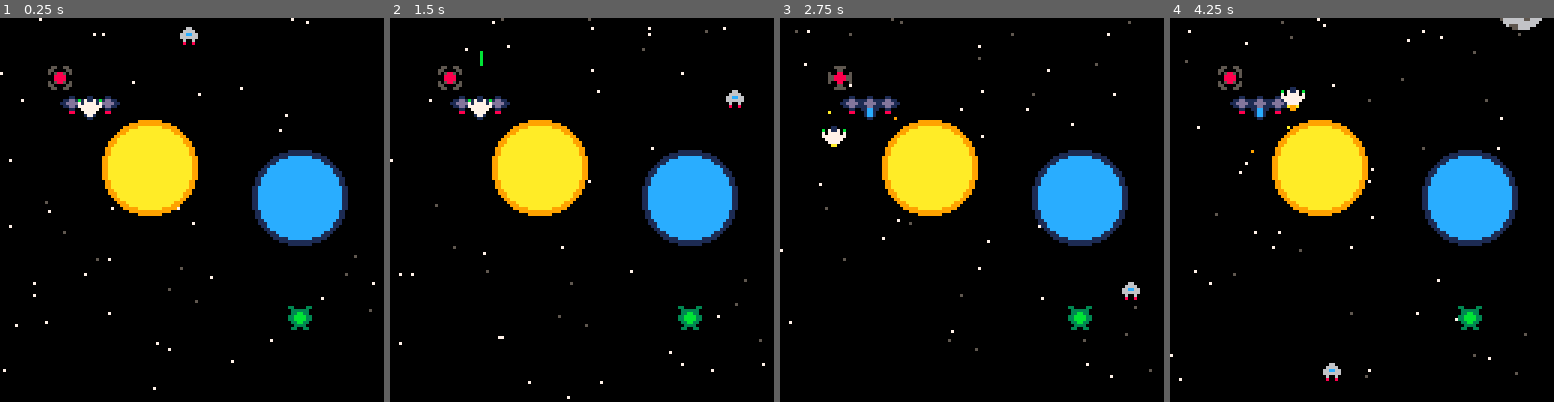
Above: before the commit, frames 1-4 (left to right).
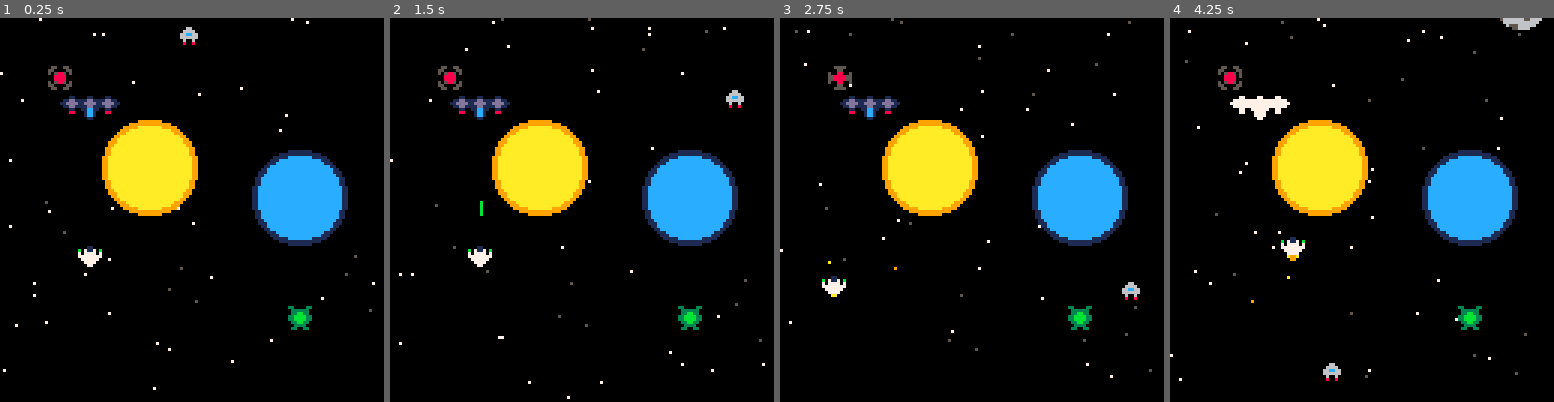
Above: after the commit, the same moments.

Repository: snakebyte85/galaxy-frontier
Game: PICO-8 cartridge galaxy-frontier.p8
Same seed, same stepped clock (60 frames per second), same inputs: the game is played once before the commit and once after it.
Inputs:
- Up to frame 1 (0.25 s): no input
- Up to frame 2 (1.5 s): tap O (Z key) at 0.33, 0.7, 1.43 s; tap X (X key) at 1.07 s
- Up to frame 3 (2.75 s): hold Left 1.97-2.37 s; tap X (X key) at 2.07, 2.4, 2.73 s; tap O (Z key) at 2.22 s; hold Down from 2.42 s (still down)
- Up to frame 4 (4.25 s): release Down at 2.82 s; hold Right 2.87-3.53 s; tap X (X key) every 0.33 s from 3.07 to 4.07 s; tap O (Z key) at 3.1, 3.98 s; hold Up 3.58-4.08 s; hold Right from 4.13 s (still down)

The runs differ from the first frame. In frame 1, 0.4% of the frame differs, in the area x 20-27%, y 21-65%; in frame 2, 0.5%; in frame 3, 0.4%; in frame 4, 1.0%, in the area x 15-36%, y 17-75%.

Commit message:
First implementation of collisions

Diff:
--- a/enemy.lua
+++ b/enemy.lua
@@ -8,10 +8,11 @@
       y=y,
       waypoints=waypoints,
       speed=1,
-      hitbox={x1=-4,y1=-4,x2=3,y2=2},
+      health=5,
+      hitbox={x1=-4,y1=-4,x2=3,y2=2,ttype="rect"},
       ttype = "raider",
       update=function(self)
-         enemy_update_waypoints(self)
+         update_regular_enemy(self)
       end,
       draw=function(self)
          spr(16, self.x-4, self.y-4)
@@ -29,11 +30,12 @@
       y=y,
       waypoints=waypoints,
       speed=1,
-      hitbox={x1=-4,y1=-4,x2=3,y2=3},
+      health=10,
+      hitbox={x1=-4,y1=-4,x2=3,y2=3,ttype="rect"},
       ttype= "drone",
       rotated=false,
       update=function(self)
-         enemy_update_waypoints(self)
+         update_regular_enemy(self)
       end,
       draw=function(self)
          local sprite_number=17
@@ -60,10 +62,11 @@
       y=y,
       waypoints=waypoints,
       speed=0.5,
-      hitbox={x1=-10,y1=-4,x2=9,y2=2},
+      health=20,
+      hitbox={x1=-10,y1=-4,x2=9,y2=2,ttype="rect"},
       ttype = "frigate",
       update=function(self)
-         enemy_update_waypoints(self)
+         update_regular_enemy(self)
       end,
       draw=function(self)
          spr(32, self.x-12, self.y-4, 3,1)
@@ -79,10 +82,11 @@
       y=y,
       waypoints=waypoints,
       speed=1,
-      hitbox={x1=-4,y1=-4,x2=3,y2=3},
+      health=9,
+      hitbox={x1=-4,y1=-4,x2=3,y2=3,ttype="rect"},
       ttype = "bomber",
       update=function(self)
-         enemy_update_waypoints(self)
+         update_regular_enemy(self)
       end,
       draw=function(self)
          spr(19, self.x-4, self.y-4)
@@ -92,7 +96,25 @@
    add(enemies, bomber)
 end
 
-function enemy_update_waypoints(enemy)
+function enemy_hit(enemy, damage)
+
+   enemy.health = enemy.health - damage
+
+   if enemy.health <= 0 then
+      -- TODO
+      del(enemies, enemy)
+   else
+      enemy.hit = true
+      create_timer(0.1,
+                   function(this_enemy)
+                      this_enemy.hit = false
+                   end,
+                   {enemy}
+      )
+   end
+end
+
+function update_regular_enemy(enemy)
 
    if enemy.waypoints ~= nil and #enemy.waypoints ~= 0 then
 
@@ -136,12 +158,20 @@
 
 function enemies_draw()
    for enemy in all(enemies) do
+      if enemy.hit then
+         pal_all_white()
+      end
       enemy:draw()
+      if enemy.hit then
+         pal()
+      end
       if global.debug then
          pset(enemy.x,enemy.y,const.colors.red)
-         rect(enemy.x+enemy.hitbox.x1, enemy.y+enemy.hitbox.y1,
-           enemy.x+enemy.hitbox.x2, enemy.y+enemy.hitbox.y2,
-           const.colors.blue)
+         if enemy.hitbox ~= nil and enemy.hitbox.ttype == "rect" then
+            rect(enemy.x+enemy.hitbox.x1, enemy.y+enemy.hitbox.y1,
+                 enemy.x+enemy.hitbox.x2, enemy.y+enemy.hitbox.y2,
+                 const.colors.blue)
+         end
          if enemy.waypoints then
             if #enemy.waypoints ~= 0 then
                line(enemy.x, enemy.y,
--- a/galaxy-frontier.p8
+++ b/galaxy-frontier.p8
@@ -13,7 +13,7 @@
 global={
    step=0,
    debug=false,
-   log=false
+   log=true
 }
 
 function _init()
@@ -44,6 +44,10 @@
    enemies_update()
    projectiles_update()
    particles_update()
+
+   player_check_collision()
+   player_projectiles_check_collision()
+
    global.step = global.step + 1
 end
 
--- a/player.lua
+++ b/player.lua
@@ -2,9 +2,12 @@
    x=0,
    y=0,
    speed = 0.5,
+   direction=nil,
+   lives=3,
+   health=3,
+   hitbox={x1=-4,y1=-4,x2=3,y2=2,ttype="rect"},
    moving=false,
-   direction=nil,
-   hitbox={x1=-4,y1=-4,x2=3,y2=2},
+   invincible=false,
    sprites={
       idle=1,
       moving={2,3}
@@ -14,9 +17,47 @@
 function player_init()
 
    player.x = 30
-   player.y = 30
+   player.y = 80
    player.moving = false
 
+end
+
+function player_check_collision()
+
+   if not player.invincible then
+
+      local hit_by_enemy = false
+      for enemy in all(enemies) do
+         if entities_collision_check(player,enemy) then
+            player_hit()
+            hit_by_enemy = true
+            break
+         end
+      end
+
+      if not hit_by_enemy then
+         for enemy_projectile in all(enemy_projectiles) do
+            if entities_collision_check(player,enemy_projectile) then
+               player_hit()
+               del(projectiles, enemy_projectile)
+               del(enemy_projectiles, enemy_projectile)
+               break
+            end
+         end
+      end
+   end
+end
+
+function player_hit()
+   player.health = player.health - 1
+   if player.health == 0 then
+      -- TODO
+   end
+   player.invincible = true
+   create_timer(3,
+                function()
+                   player.invincible = false
+                end)
 end
 
 function player_update()
@@ -91,14 +132,17 @@
 
 function player_draw()
 
-   sprite_number = 0
+   local sprite_number = 0
    if not player.moving then
       sprite_number = player.sprites.idle
    else
       sprite_number = player.sprites.moving[flr(flr(time() / 0.2)%#player.sprites.moving)+1]
    end
 
-   spr(sprite_number, player.x-4, player.y-4)
+   if not player.invincible or
+      flr(flr(time() / 0.05)% 2) == 1 then
+      spr(sprite_number, player.x-4, player.y-4)
+   end
 
    if global.debug then
       pset(player.x,player.y,const.colors.red)
--- a/projectiles.lua
+++ b/projectiles.lua
@@ -1,4 +1,7 @@
 projectiles={}
+
+player_projectiles={}
+enemy_projectiles={}
 
 function create_laser_projectile(x,y, direction)
 
@@ -7,12 +10,16 @@
       y=y,
       speed=2,
       direction=direction,
+      hitbox={length=4,ttype="line"},
       ttype="laser",
+      update=function(self)
+         update_regular_projectile(self)
+      end,
       draw=function(self)
-         local start_x = 2 * cos(self.direction+0.5)
-         local start_y = 2 * sin(self.direction+0.5)
-         local end_x = 2 * cos(self.direction)
-         local end_y = 2 * sin(self.direction)
+         local start_x = (self.hitbox.length/2) * cos(self.direction+0.5)
+         local start_y = (self.hitbox.length/2) * sin(self.direction+0.5)
+         local end_x = (self.hitbox.length/2) * cos(self.direction)
+         local end_y = (self.hitbox.length/2) * sin(self.direction)
 
          line(self.x+start_x, self.y+start_y,
               self.x+end_x, self.y+end_y,
@@ -22,7 +29,31 @@
    }
 
    add(projectiles,projectile)
+   add(enemy_projectiles, projectile)
 
+end
+
+function create_bomb_projectile(x,y)
+
+   local projectile = {
+      x=x,
+      y=y,
+      speed=0.5,
+      direction=direction,
+      hitbox={x1=-2,y1=-1,x2=1,y2=2,ttype="rect"},
+      ttype="bomb",
+      update=function(self)
+
+      end,
+      draw=function(self)
+         local sprite_number=flr(flr(time() / 0.2)%2)+20
+         spr(sprite_number, self.x-4, self.y-4)
+      end
+
+   }
+
+   add(projectiles,projectile)
+   add(enemy_projectiles, projectile)
 end
 
 function create_laser_player_projectile(x,y)
@@ -32,12 +63,17 @@
       y=y,
       speed=3,
       direction=const.direction.up,
+      damage=2,
+      hitbox={length=4,ttype="line"},
       ttype="laser-player",
+      update=function(self)
+         update_regular_projectile(self)
+      end,
       draw=function(self)
-         local start_x = 2 * cos(self.direction+0.5)
-         local start_y = 2 * sin(self.direction+0.5)
-         local end_x = 2 * cos(self.direction)
-         local end_y = 2 * sin(self.direction)
+         local start_x = (self.hitbox.length/2) * cos(self.direction+0.5)
+         local start_y = (self.hitbox.length/2) * sin(self.direction+0.5)
+         local end_x = (self.hitbox.length/2) * cos(self.direction)
+         local end_y = (self.hitbox.length/2) * sin(self.direction)
 
          line(self.x+start_x, self.y+start_y,
               self.x+end_x, self.y+end_y,
@@ -46,16 +82,36 @@
    }
 
    add(projectiles,projectile)
+   add(player_projectiles, projectile)
 
 end
 
+function update_regular_projectile(projectile)
+   local mov_x = projectile.speed * cos(projectile.direction)
+   local mov_y = projectile.speed * sin(projectile.direction)
+   projectile.x = projectile.x + mov_x
+   projectile.y = projectile.y + mov_y
+end
+
+function player_projectiles_check_collision()
+
+   for player_projectile in all(player_projectiles) do
+      for enemy in all(enemies) do
+         if entities_collision_check(player_projectile, enemy) then
+            enemy_hit(enemy, player_projectile.damage)
+            del(projectiles, player_projectile)
+            del(player_projectiles, player_projectile)
+            break
+         end
+      end
+   end
+
+end
 
 function projectiles_draw()
-
    for projectile in all(projectiles) do
       projectile:draw()
    end
-
 end
 
 
@@ -64,11 +120,7 @@
    local projs_to_delete = {}
 
    for projectile in all(projectiles) do
-      local mov_x = projectile.speed * cos(projectile.direction)
-      local mov_y = projectile.speed * sin(projectile.direction)
-      projectile.x = projectile.x + mov_x
-      projectile.y = projectile.y + mov_y
-
+      projectile:update()
       if projectile.x > const.screen.max_x or projectile.x < 0 or
          projectile.y > const.screen.max_y or projectile.y < 0 then
          add(projs_to_delete, projectile)
@@ -76,6 +128,8 @@
    end
 
    for projectile_to_delete in all(projs_to_delete) do
+      del(player_projectiles,projectile_to_delete)
+      del(enemy_projectiles,projectile_to_delete)
       del(projectiles,projectile_to_delete)
    end
 end
--- a/util.lua
+++ b/util.lua
@@ -46,35 +46,78 @@
    return waypoints_bc
 end
 
-function translate_hitbox(x,y,hitbox)
+function translate_hitbox(hitbox,x,y,direction)
+   local translated_hitbox = { }
+   if hitbox.ttype == "rect" then
 
-   translated_hitbox = {
-      x1=hitbox.x1,
-      y1=hitbox.y1,
-      x2=hitbox.x2,
-      y2=hitbox.y2
-   }
+      translated_hitbox.x1 = x+hitbox.x1
+      translated_hitbox.y1 = y+hitbox.y1
+      translated_hitbox.x2 = x+hitbox.x2
+      translated_hitbox.y2 = y+hitbox.y2
+      translated_hitbox.ttype = "rect"
 
-   translated_hitbox.x1 += x
-   translated_hitbox.y1 += y
-   translated_hitbox.x2 += x
-   translated_hitbox.y2 += y
+   elseif hitbox.ttype == "line" then
+      local start_x = (hitbox.length/2) * cos(direction+0.5)
+      local start_y = (hitbox.length/2) * sin(direction+0.5)
+      local end_x = (hitbox.length/2) * cos(direction)
+      local end_y = (hitbox.length/2) * sin(direction)
+
+      translated_hitbox.x1 = x+start_x
+      translated_hitbox.y1 = y+start_y
+      translated_hitbox.x2 = x+end_x
+      translated_hitbox.y2 = y+end_y
+      translated_hitbox.ttype = "line"
+
+   end
 
    return translated_hitbox
 
 end
 
-function hitboxes_collision_check(hitbox1, hitbox2)
+function entities_collision_check(entity1, entity2)
+
+   local translated_hitbox1=translate_hitbox(entity1.hitbox, entity1.x, entity1.y, entity1.direction)
+   local translated_hitbox2=translate_hitbox(entity2.hitbox, entity2.x, entity2.y,entity2.direction)
+
+   if translated_hitbox1.ttype == "rect" and
+      translated_hitbox2.ttype == "rect" then
+      return rect_hitboxes_collision_check(translated_hitbox1,translated_hitbox2)
+   elseif translated_hitbox1.ttype == "rect"
+      and translated_hitbox2.ttype == "line" then
+      return rect_line_hitboxes_collision_check(translated_hitbox1,translated_hitbox2)
+   elseif translated_hitbox1.ttype == "line"
+      and translated_hitbox2.ttype == "rect" then
+      return rect_line_hitboxes_collision_check(translated_hitbox2,translated_hitbox1)
+   end
+end
+
+function rect_hitboxes_collision_check(hitbox1,hitbox2)
    local c1 = hitbox1.x1 <= hitbox2.x2
    local c2 = hitbox1.x2 >= hitbox2.x1
-   local c3 = hitbox1.y1 >= hitbox2.y2
-   local c4 = hitbox1.y2 <= hitbox2.y1
+   local c3 = hitbox1.y1 <= hitbox2.y2
+   local c4 = hitbox1.y2 >= hitbox2.y1
+   log(tostring(c1)..tostring(c2)..tostring(c3)..tostring(c4))
    return c1 and c2 and c3 and c4
 end
 
-function hitbox_point_collision_check(x,y,hitbox)
+function rect_line_hitboxes_collision_check(rect_hitbox, line_hitbox)
+
+   return rect_point_hitboxes_collision_check(line_hitbox.x1, line_hitbox.y1,
+                                              rect_hitbox) or
+      rect_point_hitboxes_collision_check(line_hitbox.x2, line_hitbox.y2,
+                                              rect_hitbox)
+
+end
+
+function rect_point_hitboxes_collision_check(x,y,hitbox)
    return x >= hitbox.x1 and x <= hitbox.x2 and
       y >= hitbox.y1 and y <= hitbox.y2
+end
+
+function pal_all_white()
+   for color_name,color_value in pairs(const.colors) do
+      pal(color_value, const.colors.white)
+   end
 end
 
 function tostring(any)
